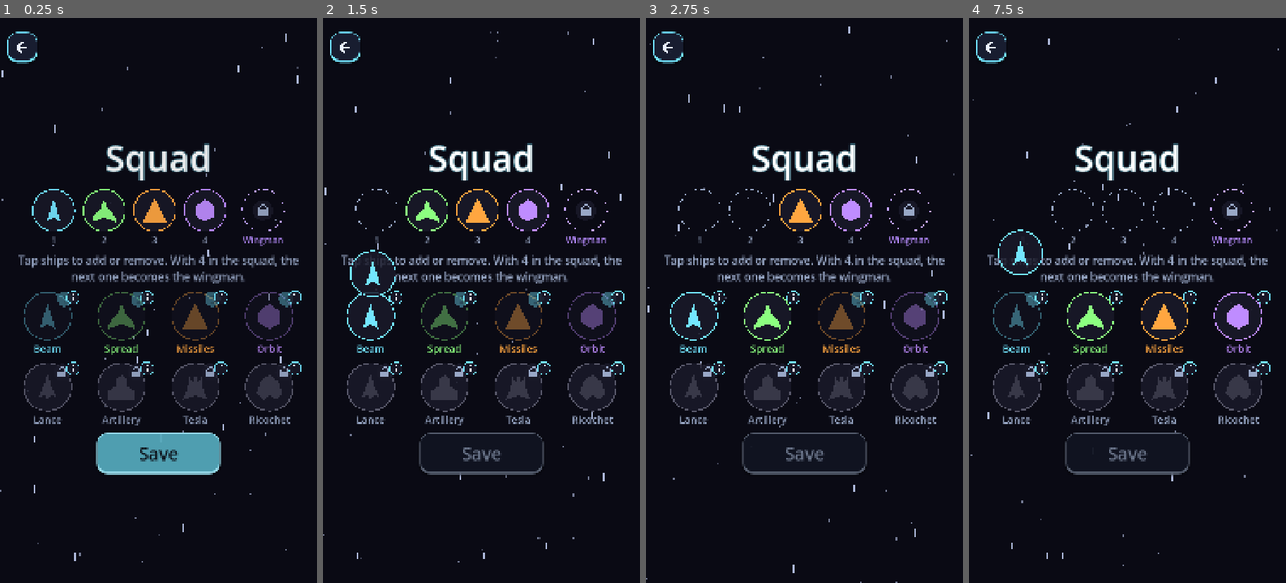
Above: before the commit, frames 1-4 (left to right).
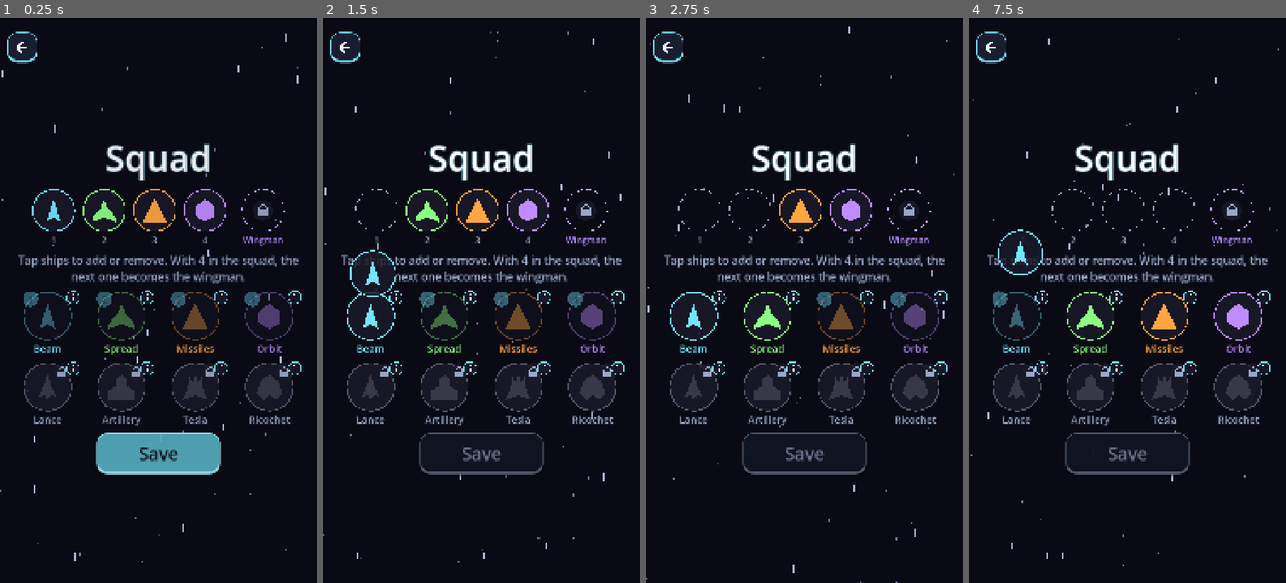
Above: after the commit, the same moments.

Repository: GDPonsoni/Nucleon-Squad-3D
Game: Godot game, scene res://scenes/squad.tscn
Same seed, same stepped clock (60 frames per second), same inputs: the game is played once before the commit and once after it. This scene is started directly instead of the project's main scene.
Inputs (mouse positions are in pixels of both pictures, inside the frame that each line leads up to):
- Up to frame 1 (0.25 s): no input
- Up to frame 2 (1.5 s): move the mouse to (551, 272) at 0.52 s; hold Right (ui_right) 0.53-1.25 s; click (551, 272) at 0.67 s; click (376, 210) at 1.27 s
- Up to frame 3 (2.75 s): click (750, 210) at 2.02 s
- Up to frame 4 (7.5 s): click (1124, 210) at 2.77 s; click (1175, 210) at 3.52 s; click (1232, 210) at 4.27 s; click (1022, 221) at 5.02 s; click (1073, 221) at 5.77 s; click (1124, 221) at 6.52 s; click (1016, 317) at 7.27 s

The runs differ from the first frame. In frame 1, 0.7% of the frame differs, in the area x 7-92%, y 48-52%; in frame 2, 0.5%; in frame 3, 0.3%; in frame 4, 0.2%.

Commit message:
tune(ui): número da vaga no mesmo canto da marca de auxiliar
Co-Authored-By: Claude Opus 5.5 <noreply@anthropic.com>

Diff:
--- a/scripts/ui/ship_icon.gd
+++ b/scripts/ui/ship_icon.gd
@@ -62,7 +62,8 @@
 	if locked:
 		_draw_lock(center + Vector2(radius * 0.62, -radius * 0.62), radius * 0.3)
 	if number > 0:
-		_draw_badge(center + Vector2(radius * 0.72, -radius * 0.72), radius * 0.32, str(number), Params.ui_accent_color)
+		# Mesmo canto da marca "A" da auxiliar (o canto direito é do ⓘ na grade)
+		_draw_badge(center + Vector2(-radius * 0.72, -radius * 0.72), radius * 0.32, str(number), Params.ui_accent_color)
 	if auxiliary:
 		_draw_badge(center + Vector2(-radius * 0.72, -radius * 0.72), radius * 0.32, "A", Params.quark_color)
 
